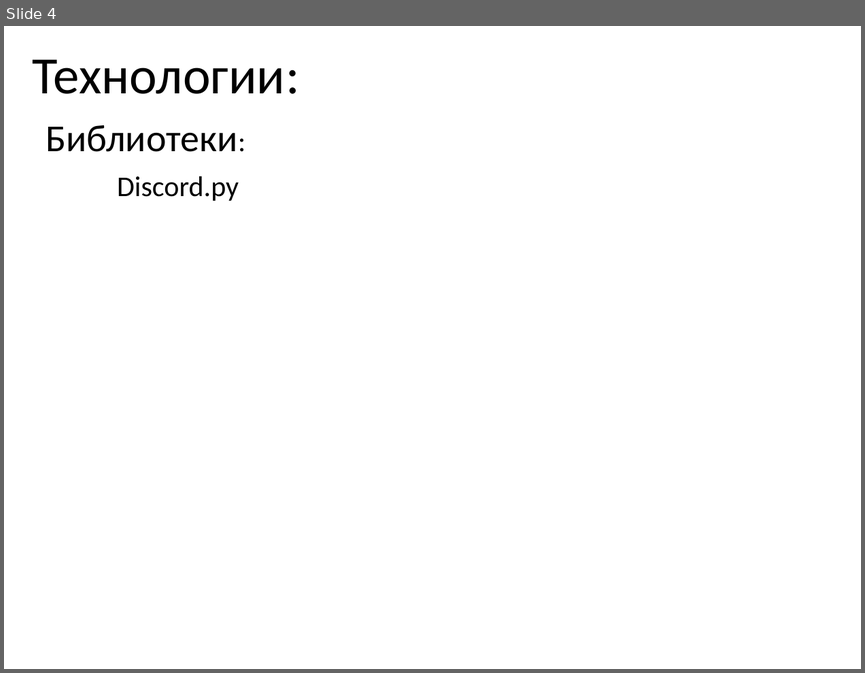
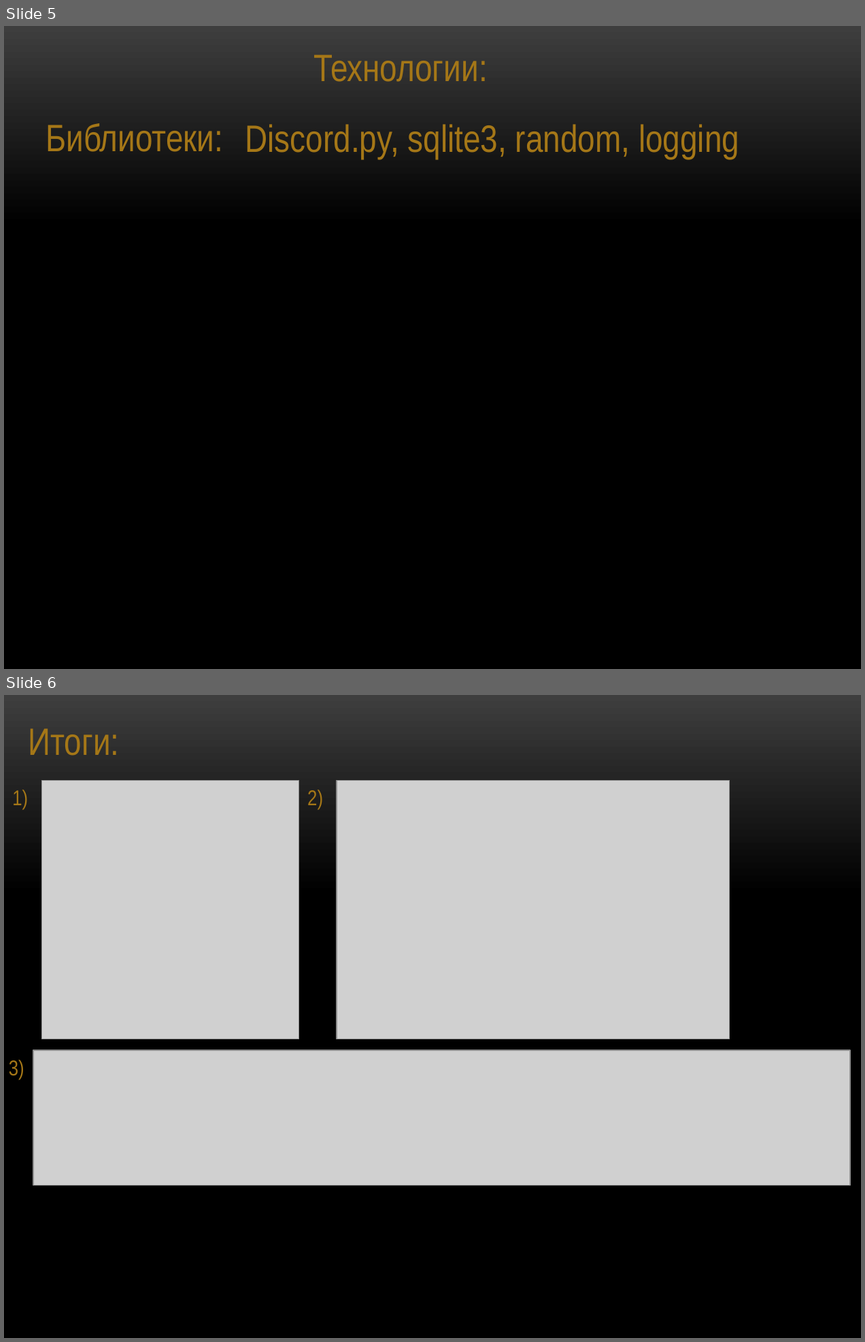
Before and after one commit to megamaxik/Dota-2-helper-bot, a slide deck: DotaHelper.pptx. Shown one above the other, each under a label of ours: slide 4 before the commit, slides 5 and 6 after it. The pictures are 865x673 and 865x1342 pixels, drawn with LibreOffice and Linux fonts; fonts in the diff are those of the drawing; grey boxes stand for pictures; background and template pictures are left out. Boxes give left, top, right and bottom in pixels: in the first picture for what was removed or moved away, otherwise in the second. Text is boxed around its words. In the diff, an @@ line names an element or a change of style, - is before the commit and + after.

```diff
--- a/DotaHelper.pptx
+++ b/DotaHelper.pptx
@@ slide 6 added at box(4, 695, 861, 1338), background picture (left out) @@
@@ text added at box(28, 728, 119, 756), 32 pt, text #A57617 @@
+Итоги:
@@ text added at box(12, 790, 28, 810), 18 pt, text #A57617 @@
+1)
@@ picture added at box(41, 780, 298, 1038) @@
@@ text added at box(307, 790, 323, 810), 18 pt, text #A57617 @@
+2)
@@ picture added at box(337, 780, 730, 1038) @@
@@ text added at box(9, 1059, 24, 1080), 18 pt, text #A57617 @@
+3)
@@ picture added at box(33, 1050, 850, 1184) @@
@@ what was slide 4 is now slide 5 @@
@@ slide 5 changed as well @@
@@ background #FFFFFF to picture (left out) @@
@@ text "Технологии:": place and size @@
-text "Технологии:" at box(33, 59, 300, 94)
+text "Технологии:" at box(313, 55, 487, 82)
@@ text "Технологии:" at box(313, 55, 487, 82): size 44 to 32 pt, font Calibri to Arial Narrow, text colour #000000 to #A57617 @@
@@ text "Библиотеки:" at box(45, 123, 223, 152): size 24 to 32 pt in "Библиотеки:"; font Calibri to Arial Narrow, text colour #000000 to #A57617 @@
@@ text at box(245, 124, 739, 159): text changed; size 24 to 32 pt; font Calibri to Arial Narrow; text colour #000000 to #A57617 @@
-Discord.py
+Discord.py, sqlite3, random, logging
```
Also in this commit, not shown: 3 other slides changed, 1 other slide added, 2 slides removed, 1 other file.
